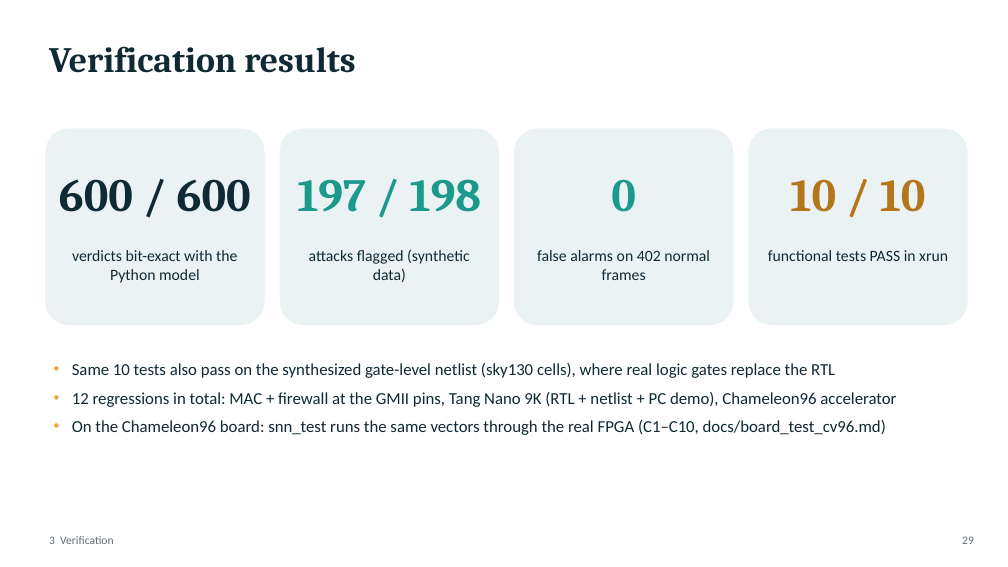
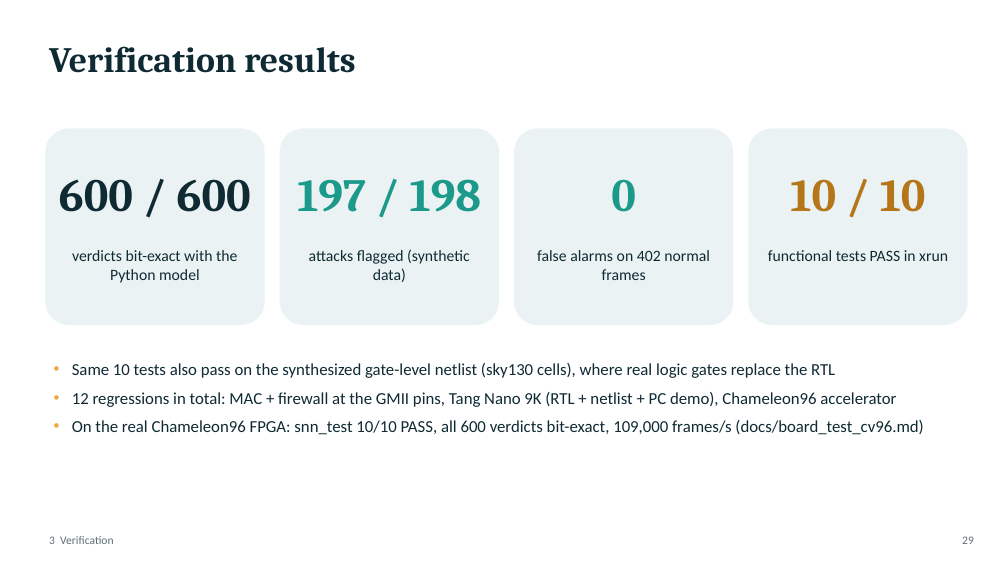
Before and after one commit to segfault610/SNN_based_network_packet_classifier, a slide deck: slide 29 of docs/SNN_Firewall_Explained.pptx. Drawn at 1008x567 pixels with LibreOffice and Linux fonts; fonts in the diff are those of the drawing. Boxes give left, top, right and bottom in pixels: in the first picture for what was removed or moved away, otherwise in the second. Text is boxed around its words. In the diff, an @@ line names an element or a change of style, - is before the commit and + after.

```diff
--- a/docs/SNN_Firewall_Explained.pptx
+++ b/docs/SNN_Firewall_Explained.pptx
@@ text at (72,420,923,435): text changed @@
-• On the Chameleon96 board: snn_test runs the same vectors through the real FPGA (C1–C10, docs/board_test_cv96.md)
+• On the real Chameleon96 FPGA: snn_test 10/10 PASS, all 600 verdicts bit-exact, 109,000 frames/s (docs/board_test_cv96.md)
```
Also in this commit, not shown: 2 other slides changed, 6 other files.
